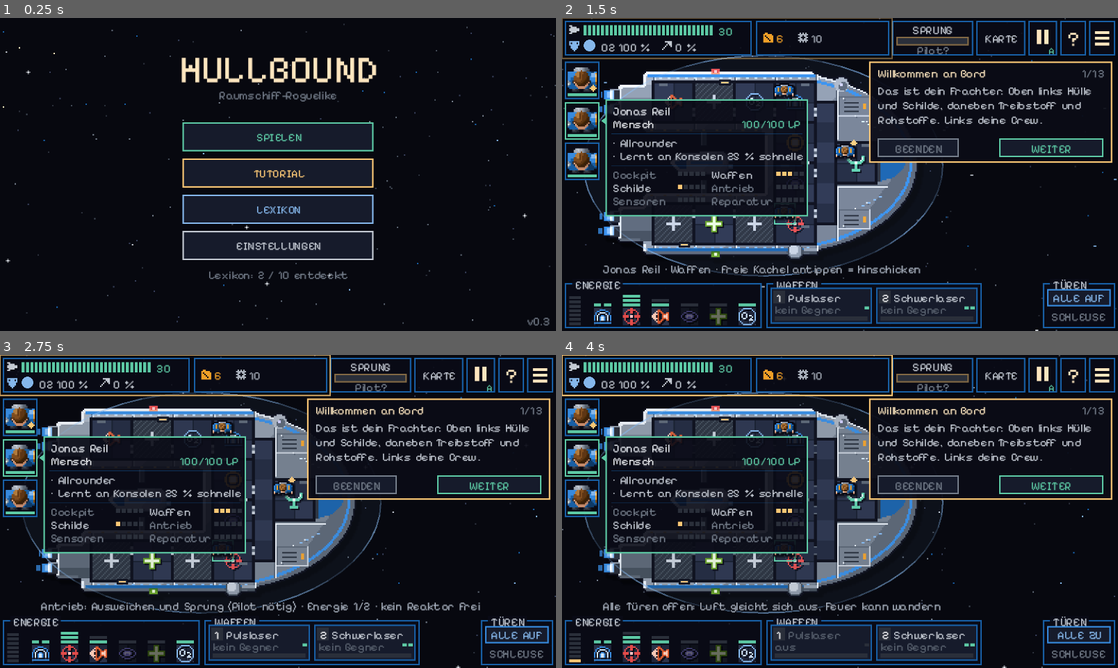
Above: before the commit, frames 1-4 (two rows, left to right).
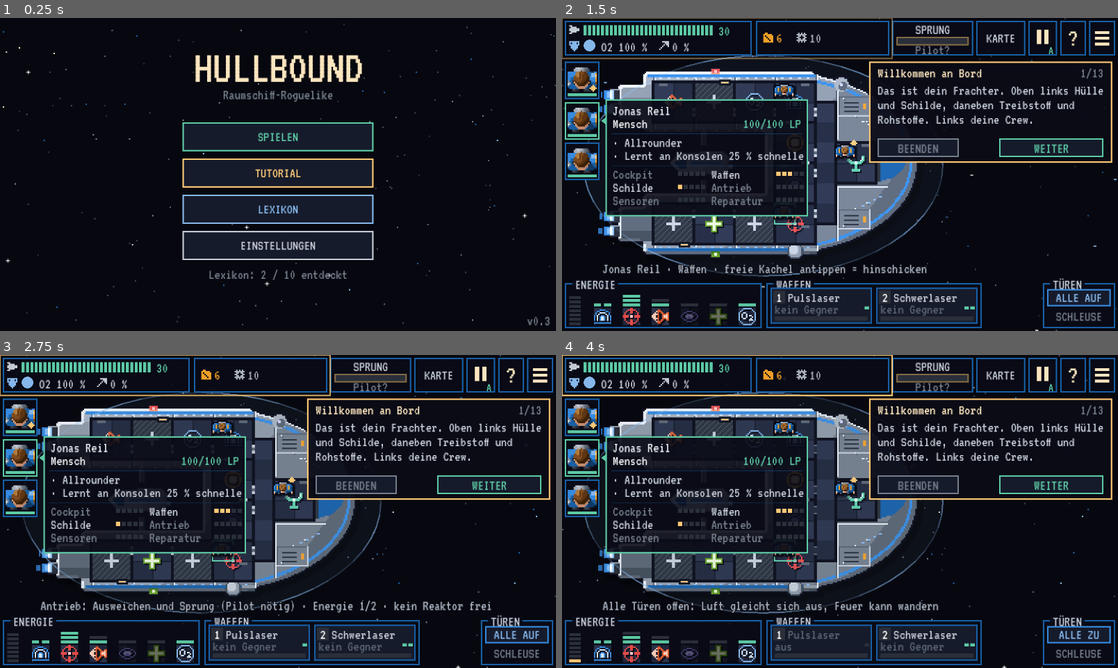
Above: after the commit, the same moments.

Repository: fkroczak/Driftline
Game: Godot game, scene res://scenes/title.tscn
Same seed, same stepped clock (60 frames per second), same inputs: the game is played once before the commit and once after it.
Inputs (mouse positions are in pixels of both pictures, inside the frame that each line leads up to):
- Up to frame 1 (0.25 s): no input
- Up to frame 2 (1.5 s): tap Enter at 0.5 s; drag from (840, 174) to (895, 105) at 0.52 s; drag from (584, 121) to (812, 237) at 1.27 s
- Up to frame 3 (2.75 s): move the mouse to (100, 639) at 2.02 s; click (100, 639) at 2.17 s
- Up to frame 4 (4 s): drag from (873, 639) to (673, 464) at 2.77 s; drag from (1079, 639) to (867, 511) at 3.52 s

The runs differ from the first frame. In frame 1, 3.2% of the frame differs, in the area x 32-99%, y 11-99%; in frame 2, 7.1%; in frame 3, 7.5%, in the area x 2-98%, y 2-97%; in frame 4, 7.0%.

Commit message:
Schrift: VT323 statt Pixelify Sans (besser lesbar)
Pixelify Sans setzt l und a so eng, dass „la“ wie ein b wirkt. VT323 hat klare,
gut unterscheidbare Buchstaben; um 25 % vergrößert (unitsPerEm 800), damit die
bisherigen Schriftgrößen und Layouts passen. Umbenannt in „Hullbound VT“ (OFL).

Co-Authored-By: Claude Opus 5.5 <noreply@anthropic.com>
Claude-Session: https://claude.ai/code/session_01U2KC5kN8bGFfGuLD5PVGEx

Diff:
--- a/game/assets/fonts/hud_font.tres
+++ b/game/assets/fonts/hud_font.tres
@@ -1,7 +1,6 @@
 [gd_resource type="FontVariation" load_steps=2 format=3]
 
-[ext_resource type="FontFile" path="res://assets/fonts/PixelifySans.ttf" id="1_base"]
+[ext_resource type="FontFile" path="res://assets/fonts/HullboundVT.ttf" id="1_base"]
 
 [resource]
 base_font = ExtResource("1_base")
-spacing_space = 1
Binary file added: game/assets/fonts/HullboundVT.ttf
Not shown, changed: game/assets/fonts/HullboundVT.ttf.import
Not shown, changed: game/assets/fonts/OFL.txt
Binary file removed: game/assets/fonts/PixelifySans.ttf
